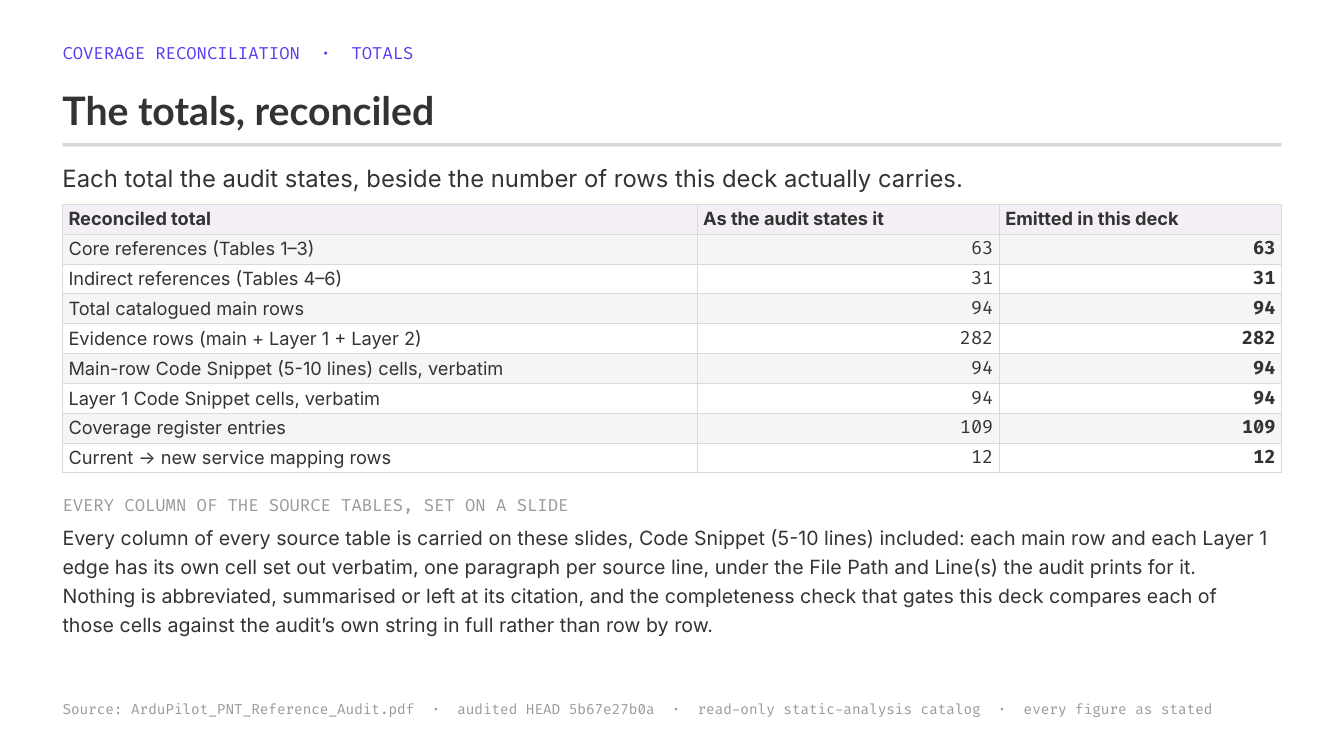
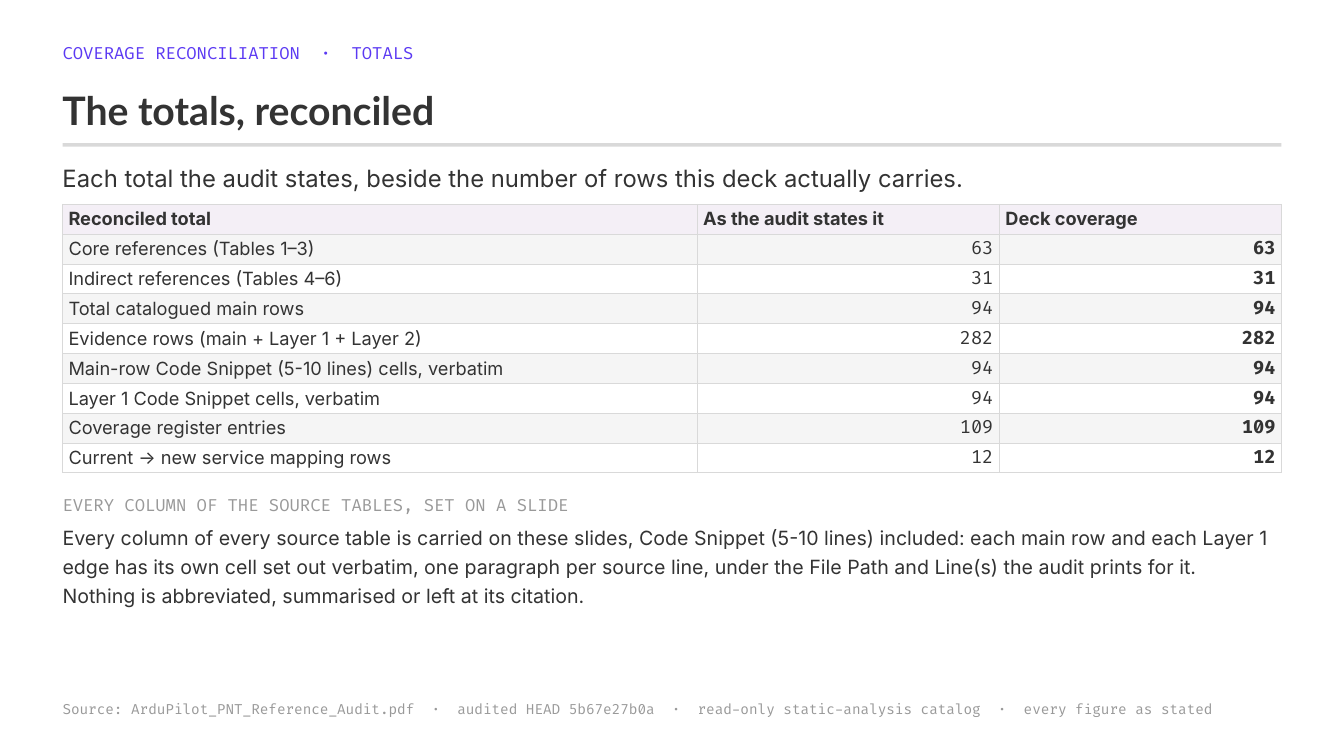
Before and after one commit to blitzy-public-samples/ardupilot-blitzy, a slide deck: slide 238 of blitzy/presentations/ArduPilot_PNT_Reference_Audit_Full_Findings.pptx. Drawn at 1344x756 pixels with LibreOffice and Linux fonts; fonts in the diff are those of the drawing. Boxes give left, top, right and bottom in pixels: in the first picture for what was removed or moved away, otherwise in the second. Text is boxed around its words. In the diff, an @@ line names an element or a change of style, - is before the commit and + after.

```diff
--- a/blitzy/presentations/ArduPilot_PNT_Reference_Audit_Full_Findings.pptx
+++ b/blitzy/presentations/ArduPilot_PNT_Reference_Audit_Full_Findings.pptx
@@ table at bbox=[63, 205, 1282, 474] @@
-row 1, column 3: Emitted in this deck
+row 1, column 3: Deck coverage
@@ text at bbox=[63, 529, 1267, 607]: text changed @@
-Every column of every source table is carried on these slides, Code Snippet (5-10 lines) included: each main row and each Layer 1 edge has its own cell set out verbatim, one paragraph per source line, under the File Path and Line(s) the audit prints for it. Nothing is abbreviated, summarised or left at its citation, and the completeness check that gates this deck compares each of those cells against the audit’s own string in full rather than row by row.
+Every column of every source table is carried on these slides, Code Snippet (5-10 lines) included: each main row and each Layer 1 edge has its own cell set out verbatim, one paragraph per source line, under the File Path and Line(s) the audit prints for it. Nothing is abbreviated, summarised or left at its citation.
```
Also in this commit, not shown: 4 other slides changed.
